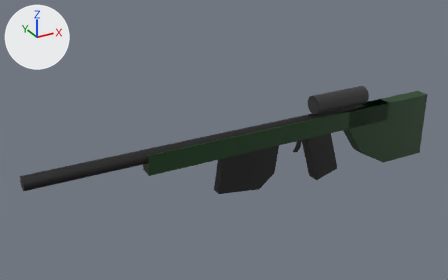
Two versions of the COLLADA model Scenes/Guns/Sniper/Sniper.dae, one commit apart.
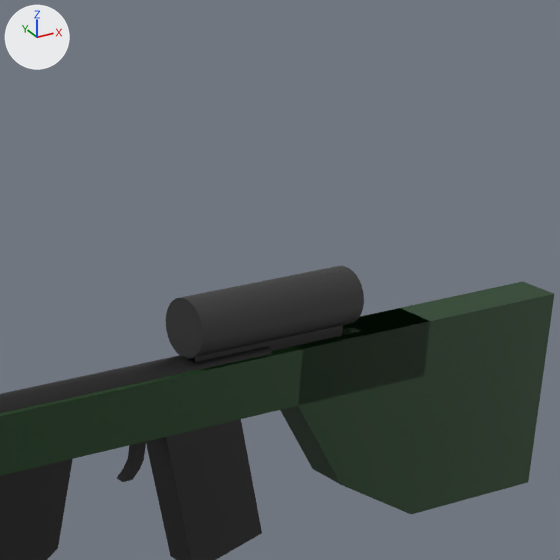
The first picture shows the older version from a camera (50 mm lens) standing at (-0.894, -1.477, 0.886) and looking at (-0.05, 0.057, 0.119). The close-ups show both versions on the part from 57% to 96% of the width and 1% to 63% of the height of that picture. Every picture has the same lights, and +X, +Y and +Z are marked at upper left. Where no turn or scale is listed for an object, it has been applied to the vertices.
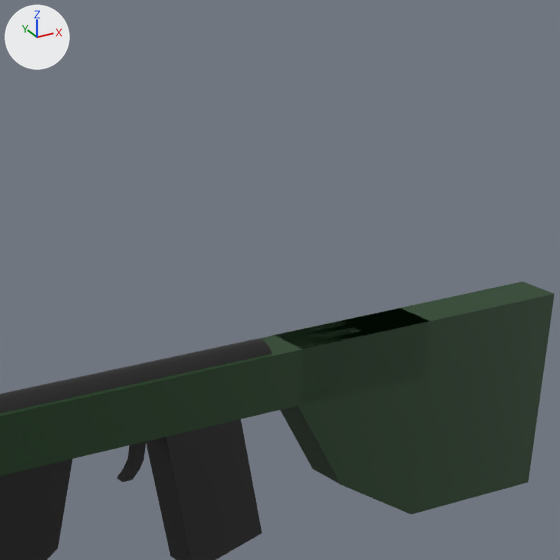
Pixel boxes (x1, y1, x2, y2) of what changed, in the close-ups (560 x 560 px):
'Cylinder.001', recoloured, moved, rescaled (not visible afterwards): before (166, 266, 364, 359)
'Cube.004', deleted (black): before (192, 325, 343, 362)

What the commit changed:
me_cylinder_001 has 64 vertices, 124 faces and spans x -1.0..1.0, y -1.0..1.0, z -1.0..1.0.
me_cylinder_001 no longer uses material mat_scope (black #303030).
Object 'Cylinder.001' (ob_cylinder_001) moves from (0.339, 0.0, 0.2) to (-0.167, -0.003, 0.152).
Object 'Cylinder.001' (ob_cylinder_001) is rescaled from (0.03, 0.03, 0.1) to (0.015, 0.015, 0.502).
Object 'Cube.004' (ob_cube_004) is deleted.
